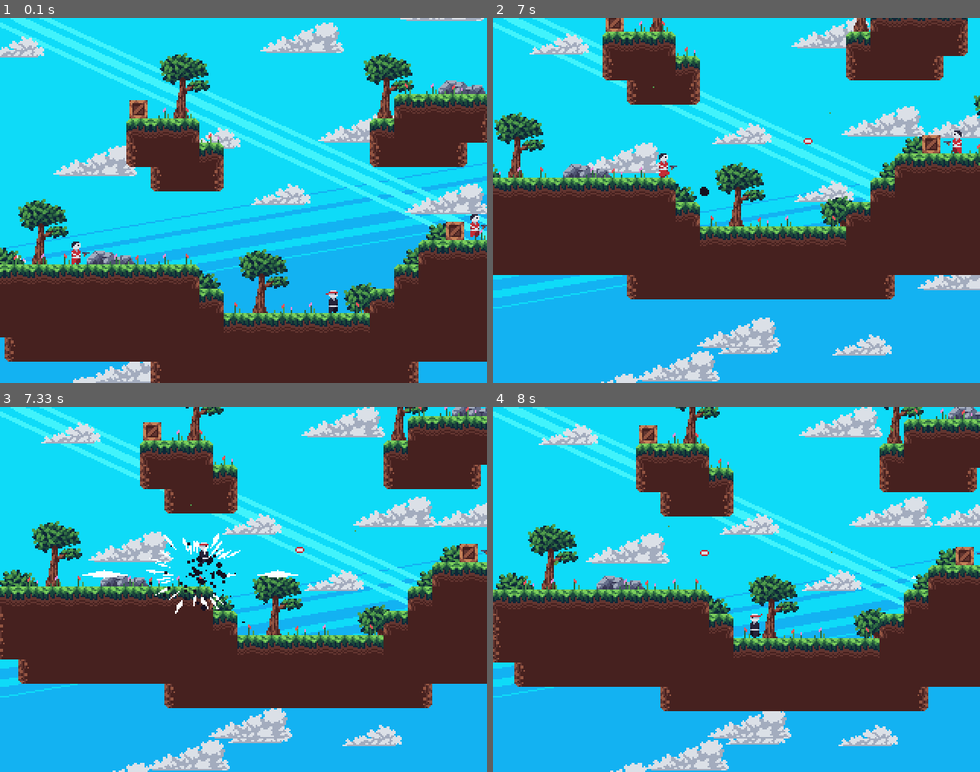
Above: before the commit, frames 1-4 (two rows, left to right).
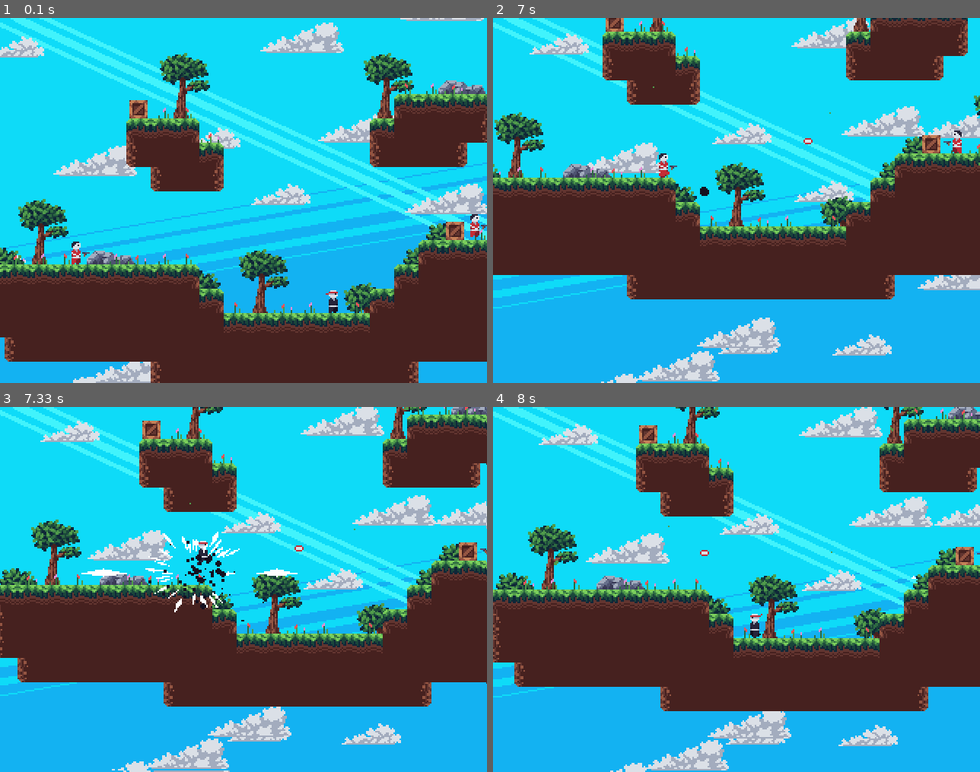
Above: after the commit, the same moments.

Repository: karylchesman/pygame-platform-game
Game: pygame game, started from game.py
Two runs of this game, one before a commit and one after it. Both use one fixed random seed, a clock stepped at 60 frames per second and the inputs below.
Inputs:
- Up to frame 1 (0.1 s): no input
- Up to frame 2 (7 s): tap X at 0.33, 0.73, 1.03, 1.23, 1.57, 1.87, 2.07, 2.37, 2.63, 2.93, 3.07, 3.47, 3.77, 4.13, 4.43, 4.63, 4.93, 5.13, 5.47, 5.77, 5.97, 6.27, 6.53, 6.83, 6.97 s; hold Right 0.67-1.13 s; hold Up 1.17-1.47 s; hold Right 1.5-1.97 s; hold Left 2-2.53 s; hold Left 2.57-2.97 s; hold Up 3-3.37 s; hold Right 3.4-4.03 s; hold Left 4.07-4.53 s; hold Right 4.57-5.03 s; hold Up 5.07-5.37 s; hold Right 5.4-5.87 s; hold Left 5.9-6.43 s; hold Left 6.47-6.87 s; hold Up from 6.9 s (still down)
- Up to frame 3 (7.33 s): release Up at 7.27 s; hold Right from 7.3 s (still down)
- Up to frame 4 (8 s): tap X at 7.37, 7.67 s; release Right at 7.93 s; hold Left from 7.97 s (still down)

Frames 1-2 are identical in both runs. In frame 3, 15% of the frame differs, in the area x 0-100%, y 0-100%; in frame 4, nothing differs.

Commit message:
feat: added screen shake when the player or enemy got hit

Diff:
--- a/game.py
+++ b/game.py
@@ -65,6 +65,8 @@
         self.tile_map = TileMap(self, tile_size=16)
         self.load_level(0)
 
+        self.screen_shake = 0
+
     def load_level(self, map_id):
         self.tile_map.load(f"data/maps/{map_id}.json")
         self.leaf_spawners = []
@@ -91,6 +93,8 @@
     def run(self):
         while True:
             self.display.blit(self.assets["background"], (0, 0))
+
+            self.screen_shake = max(0, self.screen_shake - 1)
 
             if self.dead:
                 self.dead += 1
@@ -173,6 +177,7 @@
                     if self.player.rect().collidepoint(projectile[0]):
                         self.projectiles.remove(projectile)
                         self.dead += 1
+                        self.screen_shake = max(16, self.screen_shake)
                         for i in range(30):
                             angle = random.random() * math.pi * 2
                             speed = random.random() * 5
@@ -228,9 +233,13 @@
                         self.movement[0] = False
                     if event.key == pygame.K_RIGHT:
                         self.movement[1] = False
-
+            screen_shake_offset = (
+                random.random() * self.screen_shake - self.screen_shake / 2,
+                random.random() * self.screen_shake - self.screen_shake / 2,
+            )
             self.screen.blit(
-                pygame.transform.scale(self.display, self.screen.get_size()), (0, 0)
+                pygame.transform.scale(self.display, self.screen.get_size()),
+                screen_shake_offset,
             )
             pygame.display.update()
             self.clock.tick(60)
--- a/scripts/entities.py
+++ b/scripts/entities.py
@@ -163,6 +163,7 @@
 
         if abs(self.game.player.dashing) >= 50:
             if self.rect().colliderect(self.game.player.rect()):
+                self.game.screen_shake = max(16, self.game.screen_shake)
                 for i in range(30):
                     angle = random.random() * math.pi * 2
                     speed = random.random() * 5
@@ -228,6 +229,8 @@
         self.air_time += 1
 
         if self.air_time > 120:
+            if not self.game.dead:
+                self.game.screen_shake = max(16, self.game.screen_shake)
             self.game.dead += 1
 
         if self.collisions["down"]:
